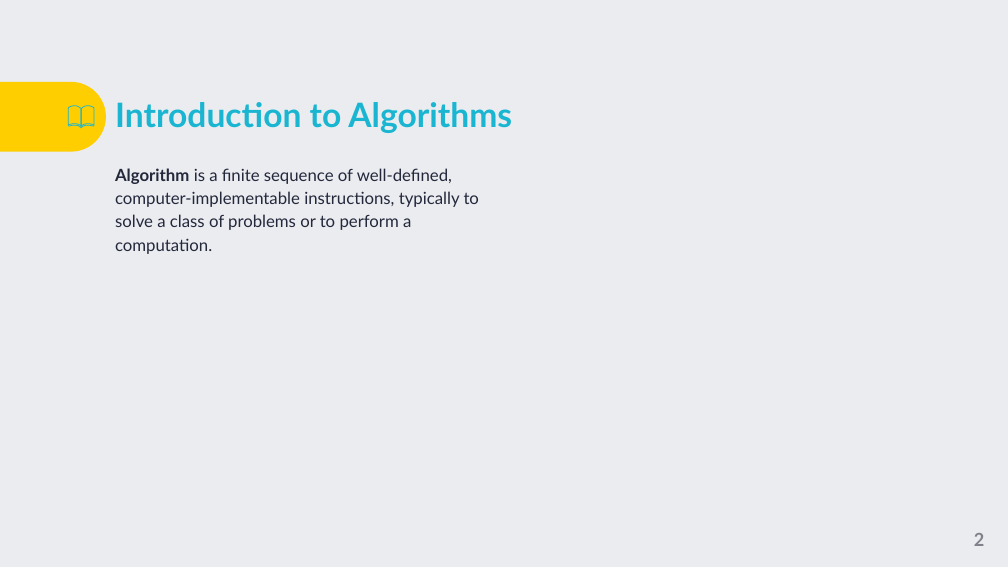
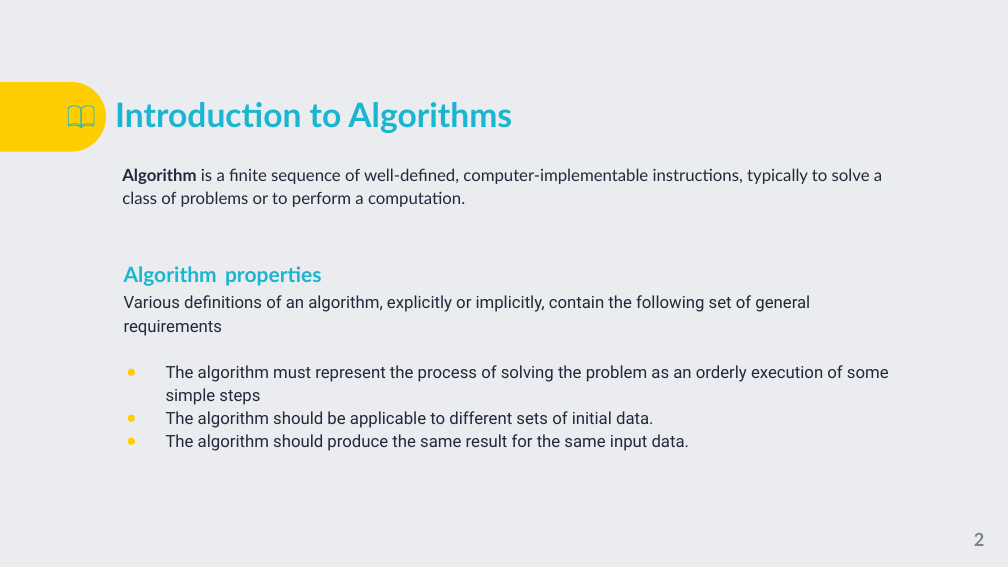
Before and after one commit to TigranVardanyan/Algorithms-and-Data-structures, a slide deck: slide 2 of ds&a.pptx. Drawn at 1008x567 pixels with LibreOffice and Linux fonts; fonts in the diff are those of the drawing; background and template pictures are left out. Boxes give left, top, right and bottom in pixels: in the first picture for what was removed or moved away, otherwise in the second. Text is boxed around its words. In the diff, an @@ line names an element or a change of style, - is before the commit and + after.

```diff
--- a/ds&a.pptx
+++ b/ds&a.pptx
@@ text "Algorithm is a finite sequence ..." at <box>122,168,882,207</box>: indent changed @@
@@ text added at <box>124,266,889,451</box>, 16 pt, text #24283B @@
+Algorithm properties
+Various definitions of an algorithm, explicitly or implicitly, contain the following set of general requirements
+● The algorithm must represent the process of solving the problem as an orderly execution of some simple steps
+● The algorithm should be applicable to different sets of initial data.
+● The algorithm should produce the same result for the same input data.
```
Also in this commit, not shown: 3 other slides changed, 1 slide added, 2 slides removed.
